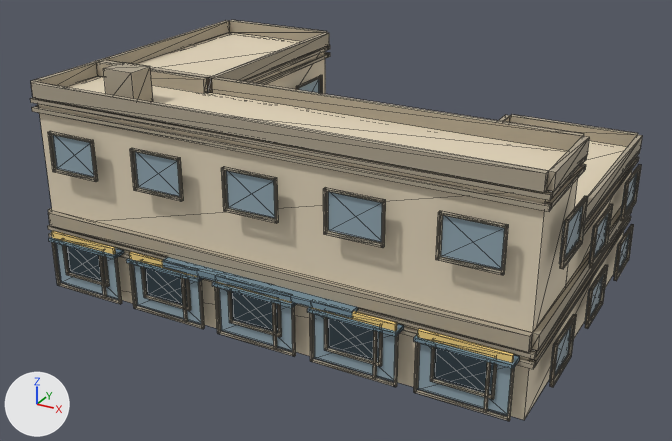
The glTF model public/buildings/commercial_3x2_court.glb, before and after one commit.
Before and after are seen from a 50 mm lens placed at (30.1, -27.9, 20.2), pointed at (11.3, 6.2, 3.2). Arrows for +X, +Y and +Z are at lower left; the lights stay in place. The older version comes first. Mesh edges are drawn as thin lines. Vertices at exactly the same position are counted once.

Names of what the first picture shows: 'commercial_3x2_court_0'.
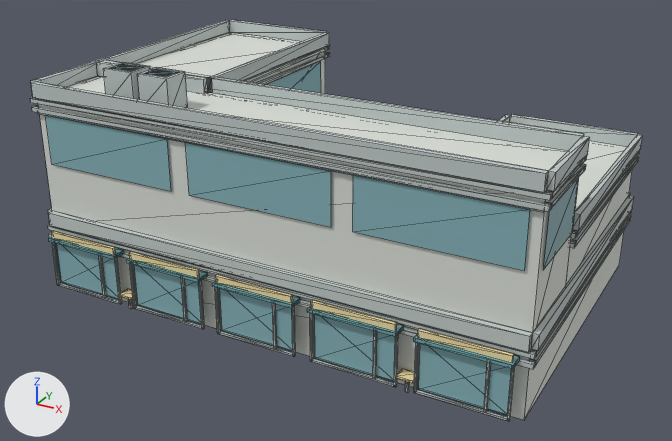
What the commit changed:
Material 'commercial_3x2_court_wall' (mat_commercial_3x2_court_wall) changes colour from beige #e2d4ba to light grey #daded7; in linear values from (0.76, 0.66, 0.49) to (0.7, 0.73, 0.68).
Material 'commercial_3x2_court_trim' (mat_commercial_3x2_court_trim) changes colour from beige #ada28e to light grey #c0cac8; in linear values from (0.418, 0.363, 0.27) to (0.53, 0.59, 0.58).
Material 'commercial_3x2_court_sign' (mat_commercial_3x2_court_sign) changes colour from yellow #f6d481 to beige #f0dda6; in linear values from (0.92, 0.66, 0.22) to (0.87, 0.72, 0.38).
Material 'commercial_3x2_court_awning' (mat_commercial_3x2_court_awning) changes colour from greyish blue #76909e to cyan #6faaaf; in linear values from (0.18, 0.28, 0.34) to (0.16, 0.4, 0.43).
me_commercial_3x2_court_0 is used by ob_commercial_3x2_court_0; location (0.0, 0.0, 0.0).
me_commercial_3x2_court_0 had 2286 vertices, 3528 faces and spanned x -0.6..23.1, y -0.8..15.1, z 0.0..10.5.
me_commercial_3x2_court_0 now has 804 vertices, 1252 faces and spans x -0.2..22.8, y -0.8..14.8, z 0.0..10.5.
me_commercial_3x2_court_0 part 1: a new loose piece, a box spanning x 0.0..22.5, y -0.1..0.0, z 8.25..8.38, in mat_commercial_3x2_court_trim (light grey #c0cac8).
me_commercial_3x2_court_0 part 2: a new loose piece, a box spanning x 17.94..18.06, y -0.43..-0.31, z 0.0..0.65, in mat_commercial_3x2_court_trim (light grey #c0cac8).
me_commercial_3x2_court_0 part 3: a new loose piece, a box spanning x 5.2..6.7, y 0.6..1.8, z 9.0..10.5, in mat_commercial_3x2_court_trim (light grey #c0cac8).
me_commercial_3x2_court_0 part 4: a new loose piece, a box spanning x 4.15..4.85, y -0.68..-0.1, z 0.65..0.76, in mat_commercial_3x2_court_sign (beige #f0dda6).
me_commercial_3x2_court_0 part 5: a new loose piece, a box spanning x 17.65..18.35, y -0.68..-0.1, z 0.65..0.76, in mat_commercial_3x2_court_sign (beige #f0dda6).
me_commercial_3x2_court_0 part 6: 201 loose pieces with 1608 vertices, spanning x -0.6..23.1, y -0.6..15.1, z 0.9..7.7, are deleted.
Part 7, on me_commercial_3x2_court_0:
46 vertices are added at x -0.1..22.6, y -0.1..14.6, z 6.0..10.5.
24 new vertices lie (0.0, 0.0, 2.2) away from vertices in x -0.1..22.6, y -0.1..14.6, z 6.0.
24 new faces join them, mat_commercial_3x2_court_trim (light grey #c0cac8).
28 new faces join them, mat_commercial_3x2_court_glass (cyan #86b3ba).
Other edits to the shape of me_commercial_3x2_court_0 do not show in these pictures.

What differs and where, as boxes (x1, y1, x2, y2) in the pictures (672 x 441 px):
'commercial_3x2_court_0', recoloured, reshaped (beige to light grey): (30, 20, 643, 421) in both
part 1 of me_commercial_3x2_court_0, added: after (37, 112, 544, 212)
part 2 of me_commercial_3x2_court_0, added: after (405, 381, 410, 392)
part 3 of me_commercial_3x2_court_0, added: after (137, 68, 187, 108)
part 4 of me_commercial_3x2_court_0, added: after (119, 289, 136, 300)
part 5 of me_commercial_3x2_court_0, added: after (396, 368, 419, 383)
part 6 of me_commercial_3x2_court_0, deleted: before (48, 75, 642, 399)
part 7 of me_commercial_3x2_court_0, added: after (45, 61, 579, 271)
